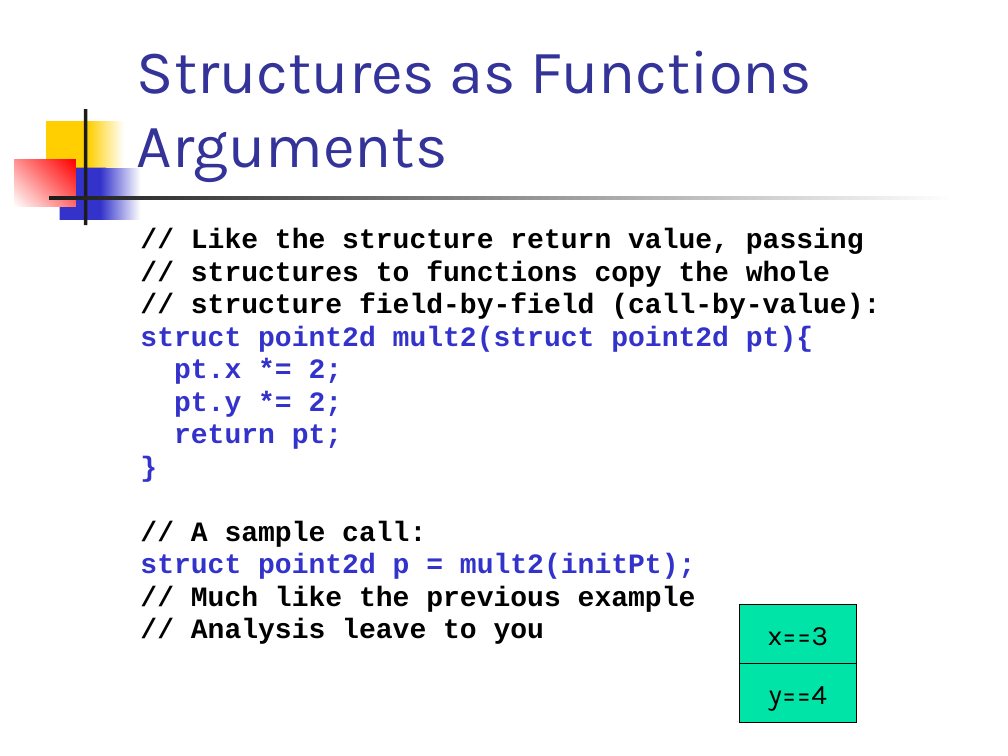
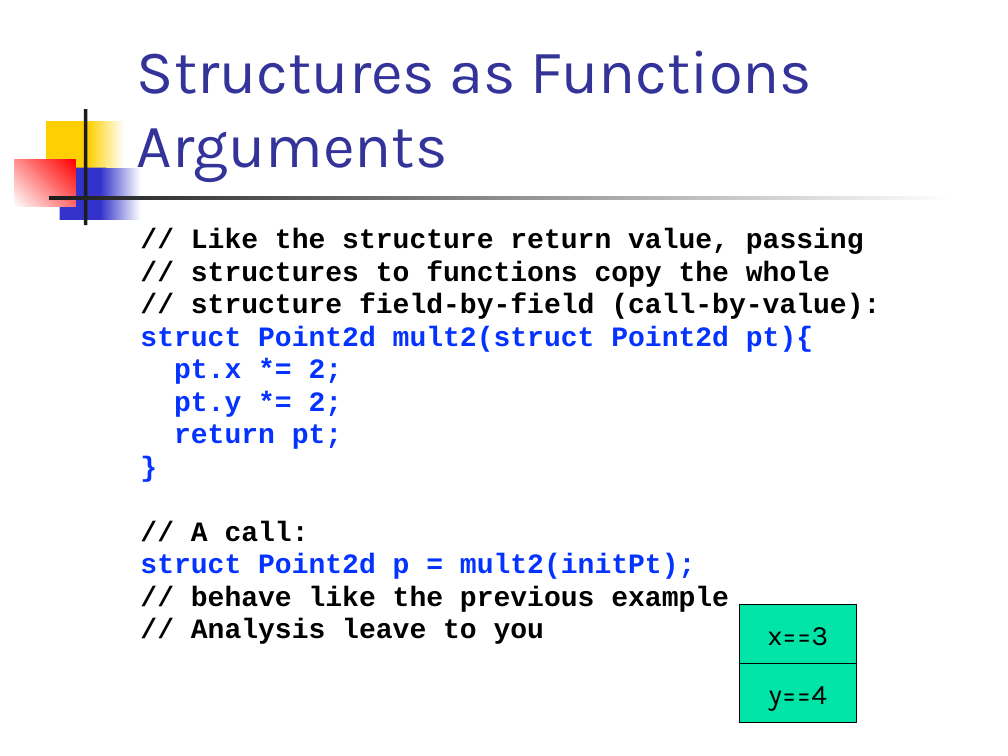
Before and after one commit to csslab-ustc/csslab-ustc.github.io, a slide deck: slide 15 of courses/sysprog/slides/lec07-struct.pptx. Drawn at 1008x756 pixels with LibreOffice and Linux fonts; fonts in the diff are those of the drawing. Boxes give left, top, right and bottom in pixels: in the first picture for what was removed or moved away, otherwise in the second. Text is boxed around its words. In the diff, an @@ line names an element or a change of style, - is before the commit and + after.

```diff
--- a/courses/sysprog/slides/lec07-struct.pptx
+++ b/courses/sysprog/slides/lec07-struct.pptx
@@ text at (140, 326, 813, 352): text changed; text colour #3333CC to #0432FF @@
-struct point2d mult2(struct point2d pt){
+struct Point2d mult2(struct Point2d pt){
@@ text at (174, 359, 343, 449): text colour #3333CC to #0432FF in "pt.x *= 2;", "pt.y *= 2;", "return pt;", "}" @@
@@ text at (140, 521, 729, 612): text changed @@
-// A sample call:
-struct point2d p = mult2(initPt);
-// Much like the previous example
+// A call:
+struct Point2d p = mult2(initPt);
+// behave like the previous example
```
Also in this commit, not shown: 41 other slides changed, 6 other files.
